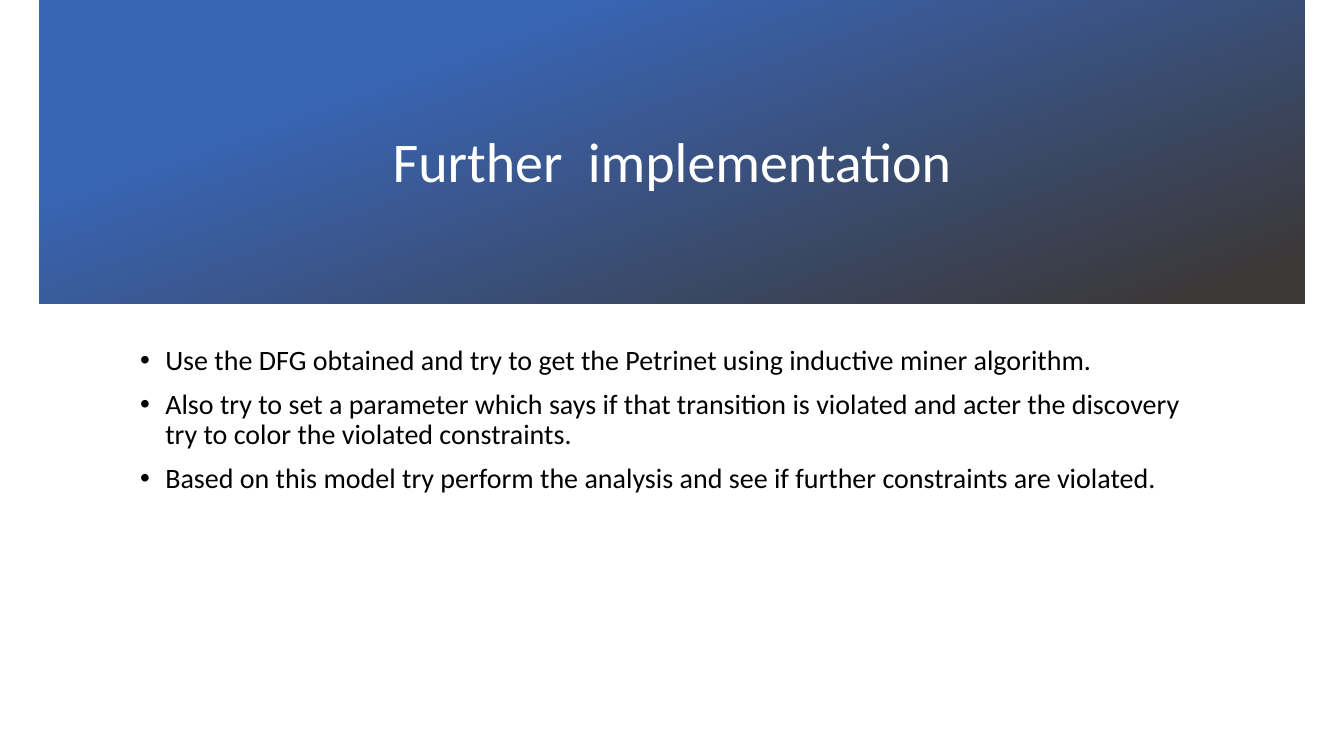
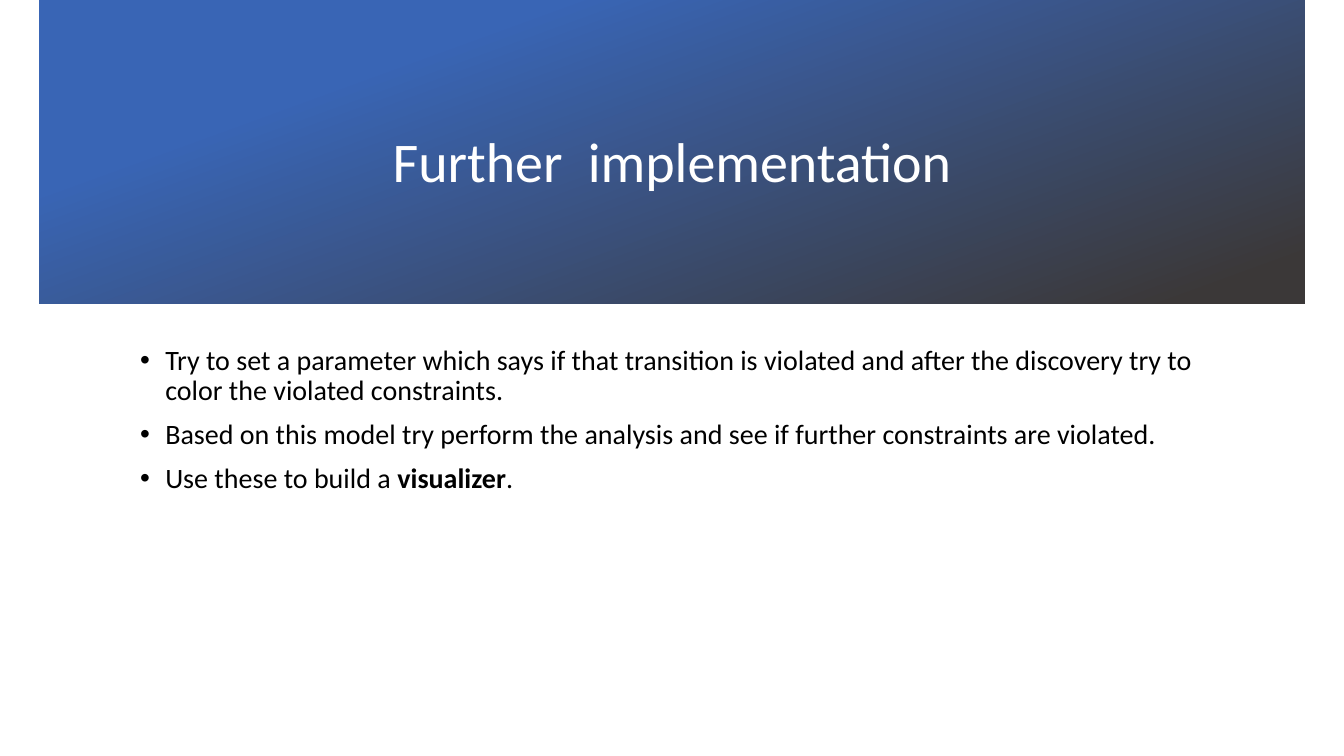
Before and after one commit to deepak-sateesh/processmining, a slide deck: slide 4 of Presentations/Presentation4.pptx. Drawn at 1344x756 pixels with LibreOffice and Linux fonts; fonts in the diff are those of the drawing; background and template pictures are left out. Boxes give left, top, right and bottom in pixels: in the first picture for what was removed or moved away, otherwise in the second. Text is boxed around its words. In the diff, an @@ line names an element or a change of style, - is before the commit and + after.

```diff
--- a/Presentations/Presentation4.pptx
+++ b/Presentations/Presentation4.pptx
@@ text at (165,350,1191,401): text changed @@
-• Use the DFG obtained and try to get the Petrinet using inductive miner algorithm.
-• Also try to set a parameter which says if that transition is violated and acter the discovery try to color the violated constraints.
+• Try to set a parameter which says if that transition is violated and after the discovery try to color the violated constraints.
@@ text at (165,468,513,489): paragraph added @@
+• Use these to build a visualizer.
```
Also in this commit, not shown: 1 other slide changed, 1 slide added, 2 slides removed, 3 other files.
